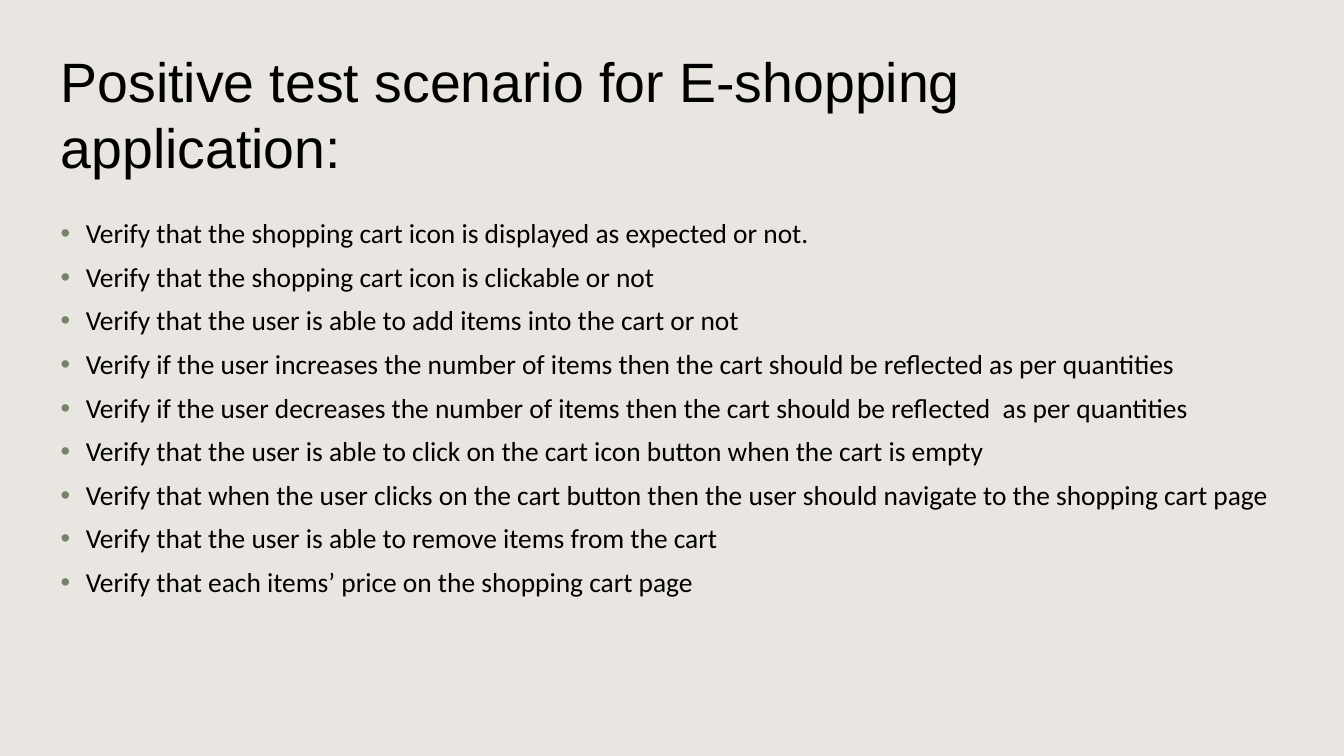
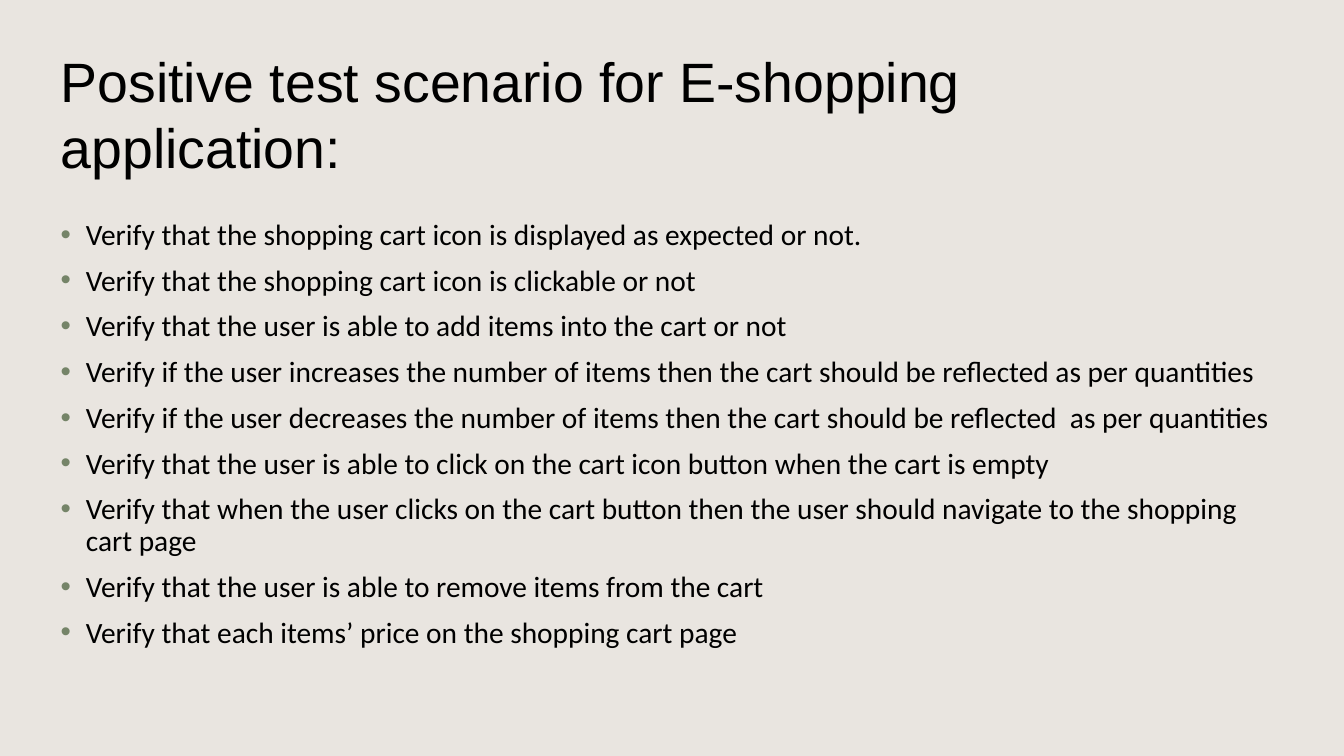
Before and after one commit to gopikrishna8500/THE-CSA3724-THE-SOFTWARE-TESTING, a slide deck: slide 14 of E-shopping application ppt.pptx (slide 11 before the commit). Drawn at 1344x756 pixels with LibreOffice and Linux fonts; fonts in the diff are those of the drawing; background and template pictures are left out. Boxes give left, top, right and bottom in pixels: in the first picture for what was removed or moved away, otherwise in the second. Text is boxed around its words. In the diff, an @@ line names an element or a change of style, - is before the commit and + after.

```diff
--- a/E-shopping application ppt.pptx
+++ b/E-shopping application ppt.pptx
@@ text "Verify that the shopping cart ..." at (86,224,1268,648): size 19.6 to 21 pt @@
```
Also in this commit, not shown: 5 other slides changed, 3 slides added, 2 other files.
